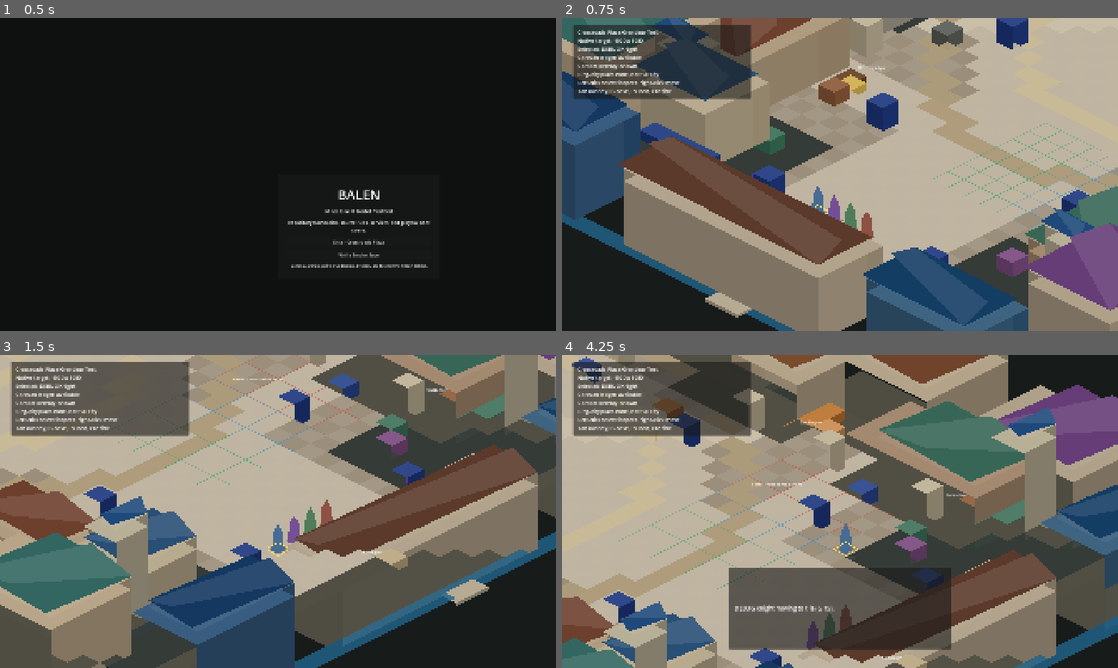
Above: before the commit, frames 1-4 (two rows, left to right).
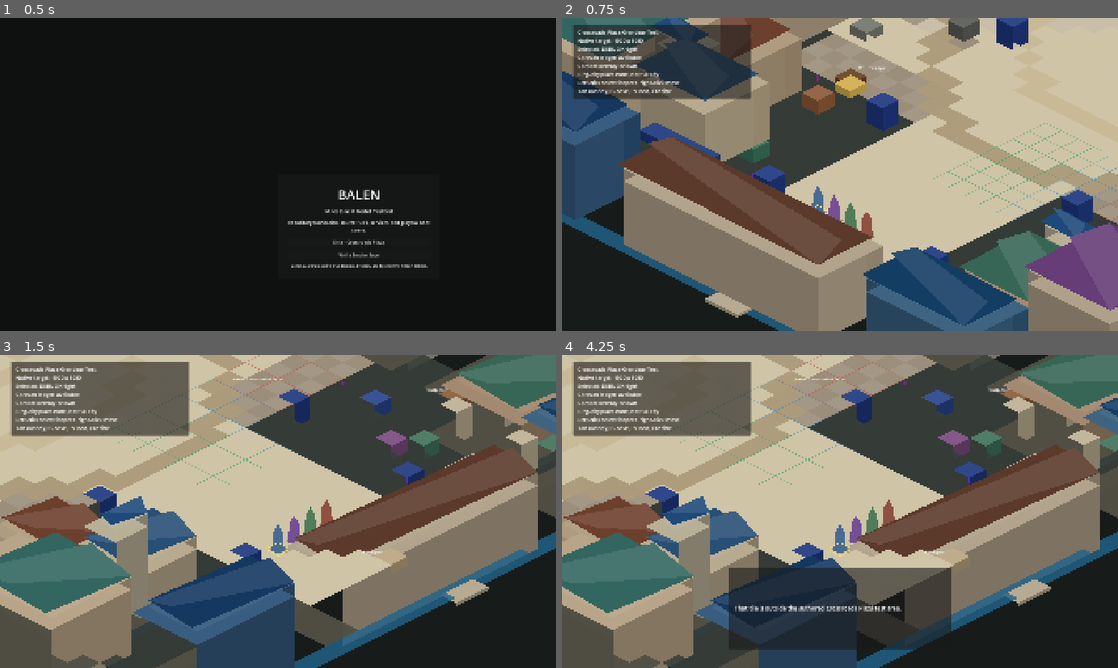
Above: after the commit, the same moments.

Repository: NovakNaumann/balen
Game: Godot game, scene res://scenes/ui/title_screen.tscn
The game is run twice, just before and just after one commit, with the same random seed, the same clock (stepped at 60 frames per second) and the same inputs.
Inputs (mouse positions are in pixels of both pictures, inside the frame that each line leads up to):
- Up to frame 1 (0.5 s): no input
- Up to frame 2 (0.75 s): click "Enter Crossroads Plaza" at 0.5 s
- Up to frame 3 (1.5 s): tap Enter at 1.25 s; move the mouse to (400, 495) at 1.27 s; tap Q (camera_rotate_left) at 1.35 s; click (400, 495) at 1.42 s
- Up to frame 4 (4.25 s): tap Space at 2 s; drag from (728, 527) to (812, 574) at 2.02 s; tap Enter at 2.75 s; move the mouse to (895, 442) at 2.77 s; right-click (895, 442) at 2.85 s; click (895, 442) at 2.92 s; drag from (812, 574) to (673, 464) at 3.52 s

Frame 1 is identical in both runs. In frame 2, 13% of the frame differs, in the area x 28-100%, y 0-93%; in frame 3, 21%; in frame 4, 79%, in the area x 0-100%, y 0-100%.

Commit message:
Clear Crossroads road exits

Diff:
--- a/balen/scripts/testbeds/bootstrap_graybox.gd
+++ b/balen/scripts/testbeds/bootstrap_graybox.gd
@@ -6,6 +6,7 @@
 const MOVE_SPEED_PIXELS := 340.0
 const FLOOR_HALF_EXTENTS := Vector2i(14, 24)
 const FOUNTAIN_GRID := Vector2i(0, -6)
+const EAST_WEST_ROAD_Y := 7
 const EVIDENCE_GRID := Vector2i(-9, 11)
 
 const ACTOR_DEFINITIONS := [
@@ -36,11 +37,11 @@
 	{"origin": Vector2i(-15, 24), "footprint": Vector2i(6, 4)},
 	{"origin": Vector2i(-6, 24), "footprint": Vector2i(12, 4)},
 	{"origin": Vector2i(9, 24), "footprint": Vector2i(6, 4)},
-	{"origin": Vector2i(-14, 2), "footprint": Vector2i(3, 6)},
-	{"origin": Vector2i(-13, 10), "footprint": Vector2i(3, 7)},
+	{"origin": Vector2i(-14, -1), "footprint": Vector2i(3, 5)},
+	{"origin": Vector2i(-13, 13), "footprint": Vector2i(3, 5)},
 	{"origin": Vector2i(-12, 17), "footprint": Vector2i(4, 4)},
-	{"origin": Vector2i(11, 0), "footprint": Vector2i(3, 7)},
-	{"origin": Vector2i(10, 11), "footprint": Vector2i(4, 8)},
+	{"origin": Vector2i(11, -1), "footprint": Vector2i(3, 5)},
+	{"origin": Vector2i(10, 18), "footprint": Vector2i(4, 5)},
 	{"origin": Vector2i(-11, -18), "footprint": Vector2i(2, 2)},
 	{"origin": Vector2i(-7, -19), "footprint": Vector2i(2, 2)},
 	{"origin": Vector2i(7, -19), "footprint": Vector2i(2, 2)},
@@ -418,6 +419,8 @@
 		for x in range(origin.x, origin.x + footprint.x):
 			for y in range(origin.y, origin.y + footprint.y):
 				var grid_position := Vector2i(x, y)
+				if _is_plaza_road_cell(grid_position):
+					continue
 				var center := _iso(grid_position)
 				var foundation := Polygon2D.new()
 				foundation.name = "Architecture Foundation %d,%d" % [x, y]
@@ -493,17 +496,13 @@
 			if not _is_grid_walkable(grid_position):
 				continue
 
-			var on_main_boulevard: bool = abs(x) <= 4
-			var on_fountain_apron: bool = _ring_radius(grid_position) <= 10.8
-			var on_market_crossing: bool = abs(y - 11) <= 1 and abs(x) <= 12
-			var on_citadel_approach: bool = abs(x) <= 6 and y <= -14
 			var on_diagonal_spoke: bool = abs(abs(x) - abs(y - FOUNTAIN_GRID.y)) <= 1 and _ring_radius(grid_position) <= 12.8
-			if on_main_boulevard or on_fountain_apron or on_market_crossing or on_citadel_approach or on_diagonal_spoke:
+			if _is_plaza_road_cell(grid_position) or on_diagonal_spoke:
 				var tile := Polygon2D.new()
 				var center := _iso(grid_position)
 				tile.name = "Crossroads Fountain Boulevard %d,%d" % [x, y]
 				tile.polygon = _diamond(center)
-				tile.color = Color(0.80, 0.76, 0.67, 0.94) if on_diagonal_spoke else Color(0.76, 0.72, 0.64, 0.94)
+				tile.color = Color(0.80, 0.76, 0.67, 0.94) if on_diagonal_spoke else Color(0.82, 0.78, 0.66, 0.96)
 				tile.z_index = int(center.y) + 1
 				_world_root.add_child(tile)
 
@@ -585,11 +584,11 @@
 
 func _add_plaza_frontage_architecture() -> void:
 	for building in [
-		{"name": "Slayers Guild Plaza Front", "grid": Vector2i(-14, 2), "footprint": Vector2i(3, 6), "height": 3.7, "body": Color(0.58, 0.56, 0.50), "roof": Color(0.16, 0.18, 0.18), "awning": Color(0.30, 0.32, 0.31)},
-		{"name": "Left Ringmarket Row", "grid": Vector2i(-13, 10), "footprint": Vector2i(3, 7), "height": 3.2, "body": Color(0.66, 0.58, 0.46), "roof": Color(0.43, 0.25, 0.18), "awning": Color(0.54, 0.34, 0.22)},
+		{"name": "Slayers Guild Plaza Front", "grid": Vector2i(-14, -1), "footprint": Vector2i(3, 5), "height": 3.7, "body": Color(0.58, 0.56, 0.50), "roof": Color(0.16, 0.18, 0.18), "awning": Color(0.30, 0.32, 0.31)},
+		{"name": "Left Ringmarket Row", "grid": Vector2i(-13, 13), "footprint": Vector2i(3, 5), "height": 3.2, "body": Color(0.66, 0.58, 0.46), "roof": Color(0.43, 0.25, 0.18), "awning": Color(0.54, 0.34, 0.22)},
 		{"name": "Permit Offices Arcade", "grid": Vector2i(-12, 17), "footprint": Vector2i(4, 4), "height": 3.5, "body": Color(0.70, 0.64, 0.52), "roof": Color(0.16, 0.31, 0.46), "awning": Color(0.11, 0.22, 0.49)},
-		{"name": "Ringmarket Plaza Front", "grid": Vector2i(11, 0), "footprint": Vector2i(3, 7), "height": 3.6, "body": Color(0.68, 0.61, 0.50), "roof": Color(0.48, 0.30, 0.17), "awning": Color(0.73, 0.45, 0.18)},
-		{"name": "Stable Yard Plaza Front", "grid": Vector2i(10, 11), "footprint": Vector2i(4, 8), "height": 3.1, "body": Color(0.61, 0.50, 0.39), "roof": Color(0.22, 0.40, 0.34), "awning": Color(0.25, 0.45, 0.36)}
+		{"name": "Ringmarket Plaza Front", "grid": Vector2i(11, -1), "footprint": Vector2i(3, 5), "height": 3.6, "body": Color(0.68, 0.61, 0.50), "roof": Color(0.48, 0.30, 0.17), "awning": Color(0.73, 0.45, 0.18)},
+		{"name": "Stable Yard Plaza Front", "grid": Vector2i(10, 18), "footprint": Vector2i(4, 5), "height": 3.1, "body": Color(0.61, 0.50, 0.39), "roof": Color(0.22, 0.40, 0.34), "awning": Color(0.25, 0.45, 0.36)}
 	]:
 		var grid_position: Vector2i = building.grid
 		var footprint: Vector2i = building.footprint
@@ -601,23 +600,23 @@
 		_add_frontage_awning("%s Awning" % str(building.name), grid_position + Vector2i(0, footprint.y - 1), Vector2i(footprint.x, 1), awning_color)
 
 	for grid_position in [
-		Vector2i(-11, -8), Vector2i(-11, -4), Vector2i(-11, 0), Vector2i(-11, 8), Vector2i(-11, 14),
-		Vector2i(10, -8), Vector2i(10, -4), Vector2i(10, 4), Vector2i(10, 9), Vector2i(10, 15)
+		Vector2i(-11, -8), Vector2i(-11, -4), Vector2i(-11, 0), Vector2i(-11, 13), Vector2i(-11, 17),
+		Vector2i(10, -8), Vector2i(10, -4), Vector2i(10, 3), Vector2i(10, 18), Vector2i(10, 22)
 	]:
 		_add_isometric_block("Plaza Arcade Pier %s" % str(grid_position), grid_position, Vector2i(1, 1), 1.9, Color(0.74, 0.69, 0.58))
 
 
 func _add_market_tents() -> void:
 	for tent in [
-		{"name": "Ringmarket Blue Awning", "grid": Vector2i(8, -4), "color": Color(0.18, 0.29, 0.58)},
-		{"name": "Ringmarket Amber Awning", "grid": Vector2i(8, 1), "color": Color(0.72, 0.43, 0.18)},
-		{"name": "Lower Blue Market Stall", "grid": Vector2i(9, 12), "color": Color(0.16, 0.27, 0.55)},
+		{"name": "Ringmarket Blue Awning", "grid": Vector2i(8, -3), "color": Color(0.18, 0.29, 0.58)},
+		{"name": "Ringmarket Amber Awning", "grid": Vector2i(8, 2), "color": Color(0.72, 0.43, 0.18)},
+		{"name": "Lower Blue Market Stall", "grid": Vector2i(9, 14), "color": Color(0.16, 0.27, 0.55)},
 		{"name": "Lower Violet Market Stall", "grid": Vector2i(7, 17), "color": Color(0.48, 0.29, 0.50)},
 		{"name": "Caravan Permit Desk", "grid": EVIDENCE_GRID, "color": Color(0.40, 0.25, 0.13)},
-		{"name": "Stable Tack Awning", "grid": Vector2i(8, 16), "color": Color(0.25, 0.45, 0.36)},
-		{"name": "Slayer Notice Awning", "grid": Vector2i(-9, 5), "color": Color(0.35, 0.36, 0.34)},
-		{"name": "Left Cloth Merchant", "grid": Vector2i(-9, 12), "color": Color(0.55, 0.35, 0.22)},
-		{"name": "Left Food Seller", "grid": Vector2i(-8, 17), "color": Color(0.22, 0.44, 0.34)}
+		{"name": "Stable Tack Awning", "grid": Vector2i(8, 18), "color": Color(0.25, 0.45, 0.36)},
+		{"name": "Slayer Notice Awning", "grid": Vector2i(-9, 4), "color": Color(0.35, 0.36, 0.34)},
+		{"name": "Left Cloth Merchant", "grid": Vector2i(-9, 13), "color": Color(0.55, 0.35, 0.22)},
+		{"name": "Left Food Seller", "grid": Vector2i(-8, 18), "color": Color(0.22, 0.44, 0.34)}
 	]:
 		var grid_position: Vector2i = tent.grid
 		_add_isometric_block(str(tent.name), grid_position, Vector2i(1, 1), 0.85, tent.color)
@@ -885,14 +884,15 @@
 	if _is_grid_blocked_by_architecture(grid_position):
 		return false
 
-	var in_grand_boulevard: bool = abs(grid_position.x) <= 5
 	var in_round_plaza: bool = _ring_radius(grid_position) <= 13.4
-	var in_market_apron: bool = abs(grid_position.y - 11) <= 4 and abs(grid_position.x) <= 12
-	var in_citadel_approach: bool = grid_position.y <= FOUNTAIN_GRID.y and abs(grid_position.x) <= 7
-	return in_grand_boulevard or in_round_plaza or in_market_apron or in_citadel_approach
+	var in_sidewalk_apron: bool = abs(grid_position.y - EAST_WEST_ROAD_Y) <= 4 and abs(grid_position.x) <= 12
+	return _is_plaza_road_cell(grid_position) or in_round_plaza or in_sidewalk_apron
 
 
 func _is_grid_blocked_by_architecture(grid_position: Vector2i) -> bool:
+	if _is_plaza_road_cell(grid_position):
+		return false
+
 	for blocker in ARCHITECTURE_BLOCKERS:
 		var origin: Vector2i = blocker.origin
 		var footprint: Vector2i = blocker.footprint
@@ -901,6 +901,14 @@
 		if within_x and within_y:
 			return true
 	return false
+
+
+func _is_plaza_road_cell(grid_position: Vector2i) -> bool:
+	var on_main_boulevard: bool = abs(grid_position.x) <= 4
+	var on_fountain_apron: bool = _ring_radius(grid_position) <= 10.8
+	var on_east_west_exit: bool = abs(grid_position.y - EAST_WEST_ROAD_Y) <= 1 and abs(grid_position.x) <= FLOOR_HALF_EXTENTS.x
+	var on_citadel_approach: bool = grid_position.y <= FOUNTAIN_GRID.y and abs(grid_position.x) <= 6
+	return on_main_boulevard or on_fountain_apron or on_east_west_exit or on_citadel_approach
 
 
 func _fallback_actor_grid(actor_id: String) -> Vector2i:
--- a/balen/scripts/tests/test_runner.gd
+++ b/balen/scripts/tests/test_runner.gd
@@ -80,6 +80,10 @@
 		var graybox: Node = graybox_script.new()
 		if not graybox._is_grid_walkable(Vector2i(0, 0)):
 			failures.append("Central plaza tile should remain walkable.")
+		if not graybox._is_grid_walkable(Vector2i(-12, 7)):
+			failures.append("Left road exit to Slayers Guild HQ should remain walkable.")
+		if not graybox._is_grid_walkable(Vector2i(12, 7)):
+			failures.append("Right road exit to The Ringmarket should remain walkable.")
 		if graybox._is_grid_walkable(Vector2i(-14, 2)):
 			failures.append("Slayers Guild Plaza Front footprint must block movement.")
 		graybox.queue_free()
Not shown, changed: docs/2_5d_style_reference.md
Not shown, changed: docs/testbed_change_log.md
